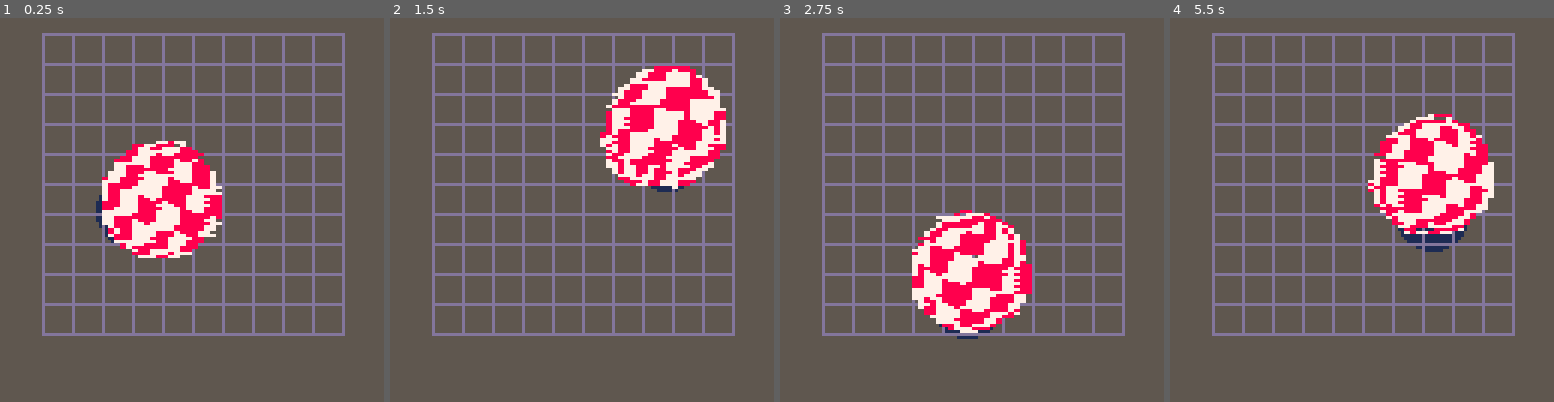
Above: before the commit, frames 1-4 (left to right).
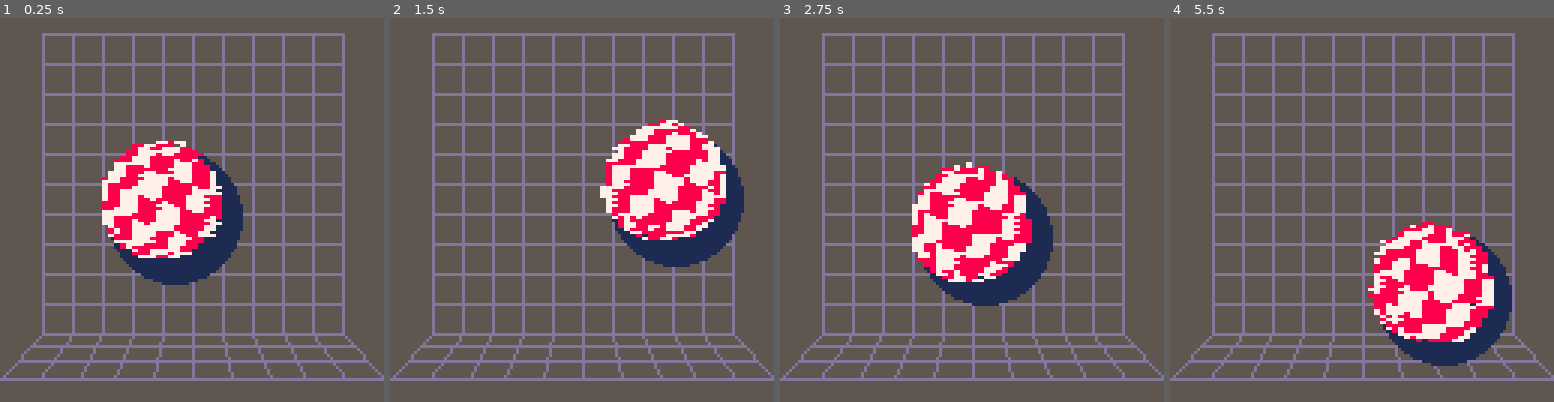
Above: after the commit, the same moments.

Repository: yami-five/4_pory_roku
Game: PICO-8 cartridge poc/poc.p8
The game is run twice, just before and just after one commit, with the same random seed, the same clock (stepped at 60 frames per second) and the same inputs.
Inputs:
- Up to frame 1 (0.25 s): no input
- Up to frame 2 (1.5 s): no input
- Up to frame 3 (2.75 s): no input
- Up to frame 4 (5.5 s): no input

The runs differ from the first frame. In frame 1, 6.1% of the frame differs, in the area x 0-100%, y 35-95%; in frame 2, 17%; in frame 3, 14%; in frame 4, 21%, in the area x 0-100%, y 25-95%.

Commit message:
improved background, added shadow

Diff:
--- a/poc/poc.p8
+++ b/poc/poc.p8
@@ -392,14 +392,17 @@
     end
 end
 
-ball_x,ball_y,x_speed,y_speed,ball_r,g,b=-1,-1,0.1,0.2,1,0.2,1
+ball_x,ball_y,x_speed,y_speed,ball_r,g,b,shadow_x,shadow_y=-1,-1,0.1,0.2,1,0.2,1,0,0
 function draw_amiga_ball(p)
     rectfill(0,0,127,127,5)
-    circfill((ball_x+2.5)*25,(ball_y+3)*25,12,1)
     for i=0,10 do
         f=14+i*10
         line(0+f,5,0+f,105,13)
         line(14,f-9,114,f-9,13)
+        line(0+f,105,0+flr(i*12.8+0.5),120,13)
+        line(10,109,117,109,13)
+        line(7,114,122,114,13)
+        line(0,120,127,120,13)
     end
 	local qt,vertices,faces=t*0.01,114,224
 	local v=split("0.0,0.38,-0.92,0.0,0.0,-1.0,0.0,-0.38,-0.92,0.0,-0.92,-0.38,0.15,0.92,-0.35,0.27,0.71,-0.65,0.35,0.38,- …(1699 unchanged characters)…
@@ -410,8 +413,8 @@
     -- y_speed+=g
     ball_x+=x_speed
     ball_y+=y_speed
-    if ball_y+ball_r>2 then
-        ball_y=2-ball_r
+    if ball_y+ball_r>2.5 then
+        ball_y=2.5-ball_r
         y_speed=-y_speed*b
     end
     if ball_y-ball_r<-3 then
@@ -442,6 +445,13 @@
         vt=vt..x..","..y..","..z..","
     end
     vm,vt=split(sub(vm,1,-2)),split(sub(vt,1,-2))
+    for i=1,#vt,3 do
+        shadow_x+=vt[i]
+        shadow_y+=vt[i+1]
+    end
+    shadow_x=flr(shadow_x/vertices+0.5)
+    shadow_y=flr(shadow_y/vertices+0.5)
+    circfill(shadow_x+5,shadow_y+5,22,1)
     draw_model(p,qt,vertices,vt,vm,faces,f,tc,uv,{amiga_ball_texture},false,8,true,64)
 end
 
